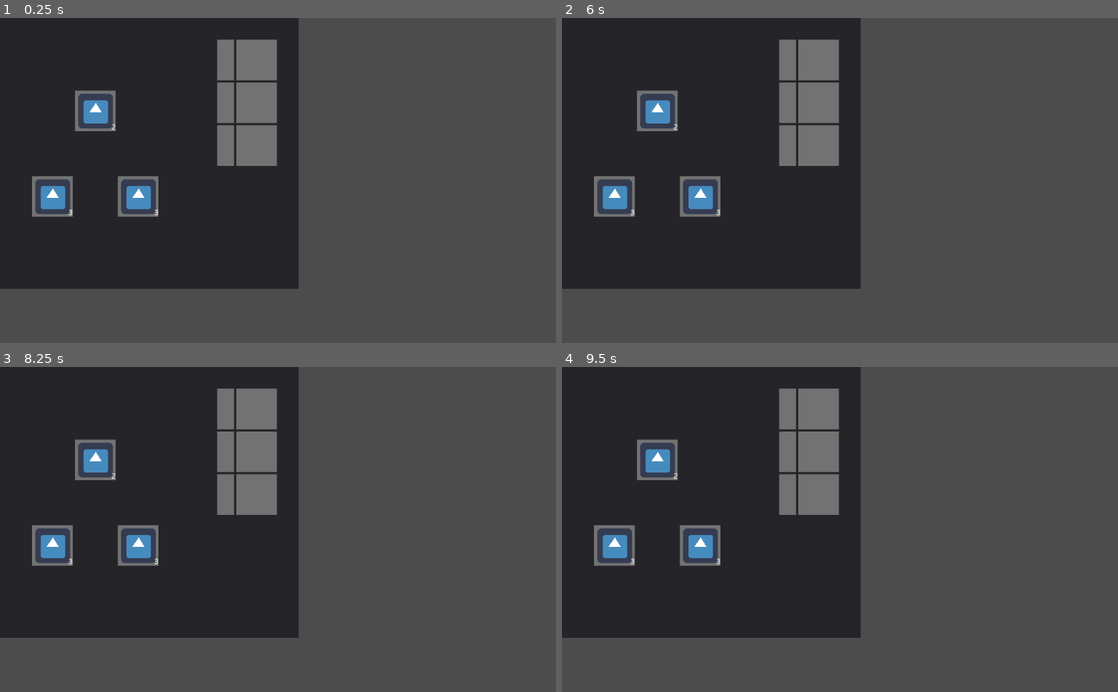
Above: before the commit, frames 1-4 (two rows, left to right).
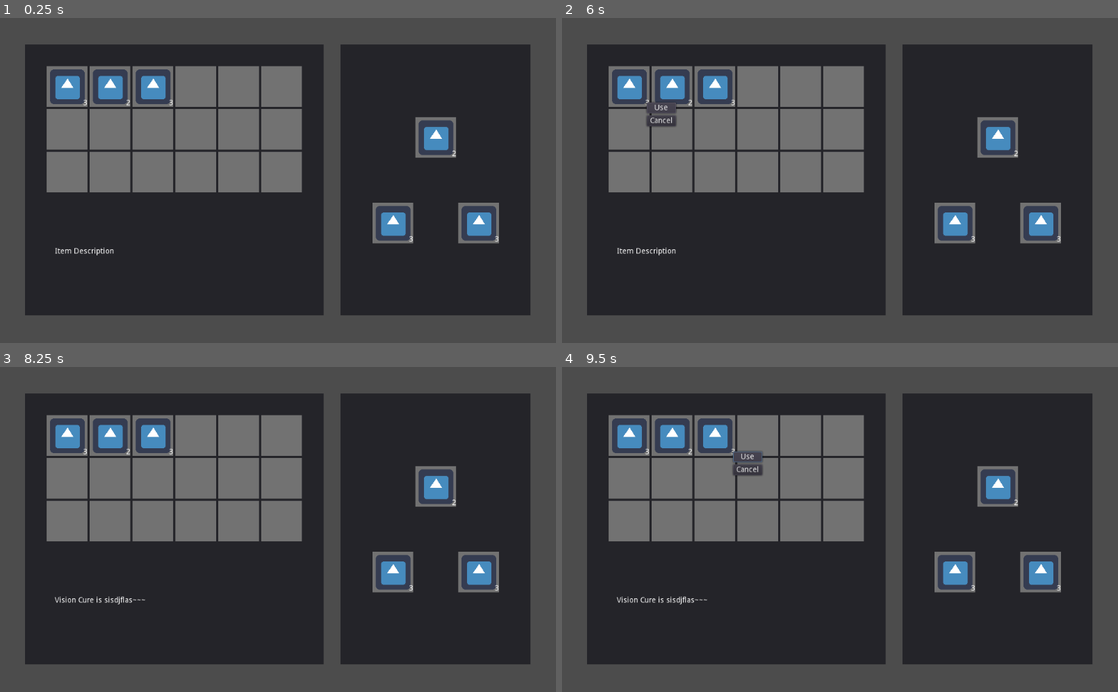
Above: after the commit, the same moments.

Repository: yeduk3/CMP_Godot_TeamProject
Game: Godot game, scene res://YongKyu/Scenes/IntegratedInventory.tscn
Two runs of this game, one before a commit and one after it. Both use one fixed random seed, a clock stepped at 60 frames per second and the inputs below. The project has no main scene, so this scene is started directly. The engine's default icon, where the game draws it, is replaced by a stand-in: a white triangle on a blue panel in a dark square.
Inputs (mouse positions are in pixels of both pictures, inside the frame that each line leads up to):
- Up to frame 1 (0.25 s): no input
- Up to frame 2 (6 s): tap Enter at 0.5, 2, 3.5 s; move the mouse to (606, 60) at 0.52 s; press the mouse at (606, 60) at 0.53 s; hold D (right) 0.53-1.28 s; right-click (606, 60) at 0.8 s; tap Space at 1.25, 2.75, 4.25 s; move the mouse to (645, 60) at 1.27 s; release the mouse at (645, 60) at 1.28 s; hold S (down) 1.28-2.03 s; right-click (645, 60) at 1.35 s; click (645, 60) at 1.55 s; move the mouse to (689, 60) at 2.02 s; press the mouse at (689, 60) at 2.03 s; hold D (right) 2.03-2.78 s; right-click (689, 60) at 2.3 s; move the mouse to (734, 60) at 2.77 s; release the mouse at (734, 60) at 2.78 s; hold W (up) 2.78-3.53 s; right-click (734, 60) at 2.85 s; click (734, 60) at 3.05 s; move the mouse to (773, 60) at 3.52 s; press the mouse at (773, 60) at 3.53 s; hold A (left) 3.53-5.03 s; right-click (773, 60) at 3.8 s; move the mouse to (817, 60) at 4.27 s; release the mouse at (817, 60) at 4.28 s; right-click (817, 60) at 4.35 s; click (817, 60) at 4.55 s; move the mouse to (606, 102) at 5.02 s; press the mouse at (606, 102) at 5.03 s; hold S (down) 5.03-5.78 s; right-click (606, 102) at 5.3 s; move the mouse to (645, 102) at 5.77 s; release the mouse at (645, 102) at 5.78 s; hold D (right) from 5.78 s (still down); right-click (645, 102) at 5.85 s
- Up to frame 3 (8.25 s): click (83, 451) at 6.05 s; release D (right) at 6.5 s; click (100, 458) at 6.5 s, where only the run after the commit has a clickable "Use"; click (100, 471) at 7.25 s, where only the run after the commit has a clickable "Cancel"; move the mouse to (127, 451) at 8.02 s; press the mouse at (127, 451) at 8.03 s; hold W (up) from 8.03 s (still down)
- Up to frame 4 (9.5 s): right-click (689, 451) at 8.3 s; move the mouse to (734, 451) at 8.77 s; release W (up) at 8.78 s; release the mouse at (734, 451) at 8.78 s; hold D (right) from 8.78 s (still down); right-click (734, 451) at 8.85 s; click (734, 451) at 9.05 s

The runs differ from the first frame. In frame 1, 59% of the frame differs, in the area x 0-96%, y 0-92%; in frame 2, 59%; in frame 3, 59%; in frame 4, 59%.
Error before the commit: Invalid get index 'info' (on base: 'Nil'). (res://YongKyu/Scripts/MakingTableSlot.gd:8)

Commit message:
Add Integrated Inventory - make scene

Diff:
--- a/YongKyu/Scenes/HotBar.tscn
+++ b/YongKyu/Scenes/HotBar.tscn
@@ -2,7 +2,6 @@
 
 [ext_resource path="res://YongKyu/Scripts/HotBar.gd" type="Script" id=1]
 [ext_resource path="res://YongKyu/Scenes/InventorySlot.tscn" type="PackedScene" id=2]
-
 
 [node name="HotBar" type="GridContainer"]
 margin_right = 470.0
--- a/YongKyu/Scenes/IntegratedInventory.tscn
+++ b/YongKyu/Scenes/IntegratedInventory.tscn
@@ -4,13 +4,20 @@
 [ext_resource path="res://YongKyu/Scenes/PlayerInformation.tscn" type="PackedScene" id=2]
 [ext_resource path="res://YongKyu/Scenes/MakingTable.tscn" type="PackedScene" id=3]
 
-
 [node name="IntegratedInventory" type="Control"]
 anchor_right = 1.0
 anchor_bottom = 1.0
 
-[node name="Inventory" parent="." instance=ExtResource( 1 )]
+[node name="Panel" type="Panel" parent="."]
+self_modulate = Color( 1, 1, 1, 0 )
+anchor_right = 1.0
+anchor_bottom = 1.0
 
-[node name="PlayerInformation" parent="." instance=ExtResource( 2 )]
+[node name="PlayerInformation" parent="Panel" instance=ExtResource( 2 )]
+visible = false
+margin_right = -40.0
+margin_bottom = -40.0
 
-[node name="Control" parent="." instance=ExtResource( 3 )]
+[node name="MakingTable" parent="Panel" instance=ExtResource( 3 )]
+
+[node name="Inventory" parent="Panel" instance=ExtResource( 1 )]
--- a/YongKyu/Scenes/Inventory.tscn
+++ b/YongKyu/Scenes/Inventory.tscn
@@ -8,15 +8,33 @@
 anchor_bottom = 1.0
 script = ExtResource( 2 )
 
-[node name="Panel" type="Panel" parent="."]
-margin_right = 550.0
-margin_bottom = 500.0
+[node name="InventoryPanel" type="Panel" parent="."]
+margin_left = 46.0
+margin_top = 49.0
+margin_right = 596.0
+margin_bottom = 549.0
 
-[node name="HotBar" parent="Panel" instance=ExtResource( 3 )]
+[node name="HotBar" parent="InventoryPanel" instance=ExtResource( 3 )]
 
-[node name="DescriptionLabel" type="Label" parent="Panel"]
+[node name="DescriptionLabel" type="Label" parent="InventoryPanel"]
 anchor_left = 0.1
 anchor_top = 0.75
 anchor_right = 0.9
 anchor_bottom = 0.9
 text = "Item Description"
+
+[node name="UsageButtons" type="VBoxContainer" parent="InventoryPanel"]
+visible = false
+margin_right = 40.0
+margin_bottom = 40.0
+
+[node name="Button" type="Button" parent="InventoryPanel/UsageButtons"]
+margin_right = 54.0
+margin_bottom = 20.0
+text = "Use"
+
+[node name="Button2" type="Button" parent="InventoryPanel/UsageButtons"]
+margin_top = 24.0
+margin_right = 54.0
+margin_bottom = 44.0
+text = "Cancel"
--- a/YongKyu/Scenes/ItemManage.tscn
+++ /dev/null
@@ -1,20 +0,0 @@
-[gd_scene load_steps=3 format=2]
-
-[ext_resource path="res://YongKyu/Scenes/MakingTable.tscn" type="PackedScene" id=1]
-[ext_resource path="res://YongKyu/Scenes/Inventory.tscn" type="PackedScene" id=2]
-
-[node name="ItemManage" type="Control"]
-anchor_right = 1.0
-anchor_bottom = 1.0
-
-[node name="Inventory" parent="." instance=ExtResource( 2 )]
-margin_left = 46.0
-margin_top = 49.0
-margin_right = 46.0
-margin_bottom = 49.0
-
-[node name="MakingTable" parent="." instance=ExtResource( 1 )]
-margin_left = 627.0
-margin_top = 49.0
-margin_right = 627.0
-margin_bottom = 49.0
--- a/YongKyu/Scenes/MakingTable.tscn
+++ b/YongKyu/Scenes/MakingTable.tscn
@@ -10,8 +10,10 @@
 script = ExtResource( 1 )
 
 [node name="Panel" type="Panel" parent="."]
-margin_right = 350.0
-margin_bottom = 500.0
+margin_left = 627.0
+margin_top = 49.0
+margin_right = 977.0
+margin_bottom = 549.0
 
 [node name="MixBar" type="GridContainer" parent="Panel"]
 margin_right = 40.0
--- /dev/null
+++ b/YongKyu/Scenes/Test.tscn
@@ -0,0 +1,22 @@
+[gd_scene load_steps=3 format=2]
+
+[ext_resource path="res://YongKyu/Scripts/test1.gd" type="Script" id=1]
+[ext_resource path="res://YongKyu/Scripts/test.gd" type="Script" id=2]
+
+[node name="Test" type="Control"]
+anchor_right = 1.0
+anchor_bottom = 1.0
+
+[node name="Control" type="Control" parent="."]
+margin_right = 40.0
+margin_bottom = 40.0
+script = ExtResource( 2 )
+
+[node name="Control2" type="Control" parent="."]
+margin_left = 109.0
+margin_right = 149.0
+margin_bottom = 40.0
+script = ExtResource( 1 )
+
+[connection signal="gui_input" from="Control" to="Control" method="_on_Control_gui_input"]
+[connection signal="gui_input" from="Control2" to="Control2" method="_on_Control2_gui_input"]
--- a/YongKyu/Scripts/InventorySlot.gd
+++ b/YongKyu/Scripts/InventorySlot.gd
@@ -1,7 +1,21 @@
 extends ItemSlot
 
+onready var inventory_panel = get_parent().get_parent()
+onready var desc_label = inventory_panel.get_node("DescriptionLabel")
+onready var usage_buttons = inventory_panel.get_node("UsageButtons")
+
+
 func _on_InventorySlot_gui_input(event):
-	if event.is_action_pressed("click"):
-		# get desctription label
-		var desc_label = get_parent().get_parent().get_node("DescriptionLabel")
+	if not item_in_slot:
+		return
+	# left clicked,
+	if event.is_action_pressed("left_click"):
+		# show information of the item
 		desc_label.text = item_in_slot.info["Description"]
+		usage_buttons.visible = false
+	# right clicked,
+	elif event.is_action_pressed("right_click"):
+		# show buttons
+		print("RIGHTCLICK")
+		usage_buttons.rect_position = get_global_mouse_position() - inventory_panel.rect_position
+		usage_buttons.visible = true
--- a/YongKyu/Scripts/ItemData.JSON
+++ b/YongKyu/Scripts/ItemData.JSON
@@ -2,7 +2,7 @@
 	"A" : {
 		"Name" : "A",
 		"Type" : "Ingredient",
-		"IconPath" : "Not Set",
+		"IconPath" : "Icon.png",
 		"Description" : "A is sisdjflas~~~",
 		"Number_of_Ingredients" : 0,
 		"Ingredients" : {
@@ -12,7 +12,7 @@
 	"B" : {
 		"Name" : "B",
 		"Type" : "Ingredient",
-		"IconPath" : "Not Set",
+		"IconPath" : "Icon.png",
 		"Description" : "B is sisdjflas~~~",
 		"Number_of_Ingredients" : 0,
 		"Ingredients" : {
@@ -22,7 +22,7 @@
 	"C" : {
 		"Name" : "C",
 		"Type" : "Ingredient",
-		"IconPath" : "Not Set",
+		"IconPath" : "Icon.png",
 		"Description" : "C is sisdjflas~~~",
 		"Number_of_Ingredients" : 0,
 		"Ingredients" : {
@@ -32,7 +32,7 @@
 	"D" : {
 		"Name" : "D",
 		"Type" : "Ingredient",
-		"IconPath" : "Not Set",
+		"IconPath" : "Icon.png",
 		"Description" : "D is sisdjflas~~~",
 		"Number_of_Ingredients" : 0,
 		"Ingredients" : {
@@ -42,7 +42,7 @@
 	"E" : {
 		"Name" : "E",
 		"Type" : "Ingredient",
-		"IconPath" : "Not Set",
+		"IconPath" : "Icon.png",
 		"Description" : "E is sisdjflas~~~",
 		"Number_of_Ingredients" : 0,
 		"Ingredients" : {
@@ -52,7 +52,7 @@
 	"F" : {
 		"Name" : "F",
 		"Type" : "Ingredient",
-		"IconPath" : "Not Set",
+		"IconPath" : "Icon.png",
 		"Description" : "F is sisdjflas~~~",
 		"Number_of_Ingredients" : 0,
 		"Ingredients" : {
@@ -63,7 +63,7 @@
 	"Vision Cure" : {
 		"Name" : "Vision Cure",
 		"Type" : "Cure",
-		"IconPath" : "Not Set",
+		"IconPath" : "Icon.png",
 		"Description" : "Vision Cure is sisdjflas~~~",
 		"Number_of_Ingredients" : 3,
 		"Ingredients" : {
@@ -75,7 +75,7 @@
 	"Hearing Cure" : {
 		"Name" : "Hearing Cure",
 		"Type" : "Cure",
-		"IconPath" : "Not Set",
+		"IconPath" : "Icon.png",
 		"Description" : "Hearing Cure is sisdjflas~~~",
 		"Number_of_Ingredients" : 3,
 		"Ingredients" : {
@@ -87,7 +87,7 @@
 	"Smell Cure" : {
 		"Name" : "Smell Cure",
 		"Type" : "Cure",
-		"IconPath" : "Not Set",
+		"IconPath" : "Icon.png",
 		"Description" : "Smell Cure is sisdjflas~~~",
 		"Number_of_Ingredients" : 3,
 		"Ingredients" : {
@@ -99,7 +99,7 @@
 	"Monsterizing Cure" : {
 		"Name" : "Monsterizing Cure",
 		"Type" : "Cure",
-		"IconPath" : "Not Set",
+		"IconPath" : "Icon.png",
 		"Description" : "Monsterizing Cure is sisdjflas~~~",
 		"Number_of_Ingredients" : 3,
 		"Ingredients" : {
@@ -112,7 +112,7 @@
 	"Metal Pipe" : {
 		"Name" : "Metal Pipe",
 		"Type" : "Weapon",
-		"IconPath" : "Not Set",
+		"IconPath" : "Icon.png",
 		"Description" : "Metal Pipe is sisdjflas~~~",
 		"Damage" : 10,
 		"AdditionalEffect" : {
@@ -127,7 +127,7 @@
 	"Taser Gun" : {
 		"Name" : "Taser Gun",
 		"Type" : "Weapon",
-		"IconPath" : "Not Set",
+		"IconPath" : "Icon.png",
 		"Description" : "Taser Gun is sisdjflas~~~",
 		"Damage" : 5,
 		"AdditionalEffect" : {
@@ -142,7 +142,7 @@
 	"Broken Glass" : {
 		"Name" : "Broken Glass",
 		"Type" : "Weapon",
-		"IconPath" : "Not Set",
+		"IconPath" : "Icon.png",
 		"Description" : "Broken Glass is sisdjflas~~~",
 		"Damage" : 3,
 		"AdditionalEffect" : {
@@ -157,7 +157,7 @@
 	"Gun" : {
 		"Name" : "Gun",
 		"Type" : "Weapon",
-		"IconPath" : "Not Set",
+		"IconPath" : "Icon.png",
 		"Description" : "Gun is sisdjflas~~~",
 		"Damage" : 3,
 		"AdditionalEffect" : {
@@ -173,7 +173,7 @@
 	"Failure Thing" : {
 		"Name" : "Failure Thing",
 		"Type" : "Etc",
-		"IconPath" : "Not Set",
+		"IconPath" : "Icon.png",
 		"Description" : "FailureThing is sisdjflas~~~"
 	}
 }
--- a/YongKyu/Scripts/ItemSlot.gd
+++ b/YongKyu/Scripts/ItemSlot.gd
@@ -10,13 +10,12 @@
 func set_item(item):
 	print("Set item")
 	if item and item is Item.ItemData:
-		var icon = load(item.info["IconPath"])
-		if not icon:
-			icon = load("res://icon.png")
-		item_icon.texture = icon
+		item_icon.texture = load(item.info["IconPath"])
 		item_quantity.text = str(item.quantity)
 
 		item_in_slot = item
 	else:
 		item_icon.texture = null
 		item_quantity.text = ""
+
+		item_in_slot = null
--- a/YongKyu/Scripts/MakingTableSlot.gd
+++ b/YongKyu/Scripts/MakingTableSlot.gd
@@ -4,5 +4,9 @@
 
 
 func _on_MakingSlot_gui_input(event):
-	if event.is_action_pressed("click"):
+	if not is_active:
+		return
+	if not item_in_slot:
+		return
+	if event.is_action_pressed("left_click"):
 		print(str(item_in_slot.info["Description"]))
--- a/YongKyu/Scripts/SlotContainer.gd
+++ b/YongKyu/Scripts/SlotContainer.gd
@@ -21,6 +21,7 @@
 
 	# Inventory - HotBar / MakingTable - MixBar connection
 	control_node.connect("items_changed", self, "_on_items_changed")
+	print(str(str(self), " and ", str(control_node), " connected"))
 
 func _on_items_changed(index):
 	print(name + "Signal Received")
--- a/YongKyu/Scripts/test.gd
+++ b/YongKyu/Scripts/test.gd
@@ -1,18 +1,6 @@
 extends Control
 
 
-# Declare member variables here. Examples:
-# var a = 2
-# var b = "text"
 
-
-# Called when the node enters the scene tree for the first time.
-func _ready():
-	Item.get_item_data("A")
-	Item.get_item_data("J")
-	Item.get_item_data("Vision Cure")
-
-
-# Called every frame. 'delta' is the elapsed time since the previous frame.
-#func _process(delta):
-#	pass
+func _on_Control_gui_input(event):
+	print("1")
--- /dev/null
+++ b/YongKyu/Scripts/test1.gd
@@ -0,0 +1,5 @@
+extends Control
+
+
+func _on_Control2_gui_input(event):
+	print("2")
--- a/project.godot
+++ b/project.godot
@@ -66,9 +66,14 @@
 "events": [ Object(InputEventKey,"resource_local_to_scene":false,"resource_name":"","device":0,"alt":false,"shift":false,"control":false,"meta":false,"command":false,"pressed":false,"scancode":83,"physical_scancode":0,"unicode":0,"echo":false,"script":null)
  ]
 }
-click={
+left_click={
 "deadzone": 0.5,
 "events": [ Object(InputEventMouseButton,"resource_local_to_scene":false,"resource_name":"","device":0,"alt":false,"shi …(212 unchanged characters)…
+ ]
+}
+right_click={
+"deadzone": 0.5,
+"events": [ Object(InputEventMouseButton,"resource_local_to_scene":false,"resource_name":"","device":0,"alt":false,"shift":false,"control":false,"meta":false,"command":false,"button_mask":0,"position":Vector2( 0, 0 ),"global_position":Vector2( 0, 0 ),"factor":1.0,"button_index":2,"pressed":false,"doubleclick":false,"script":null)
  ]
 }
 
